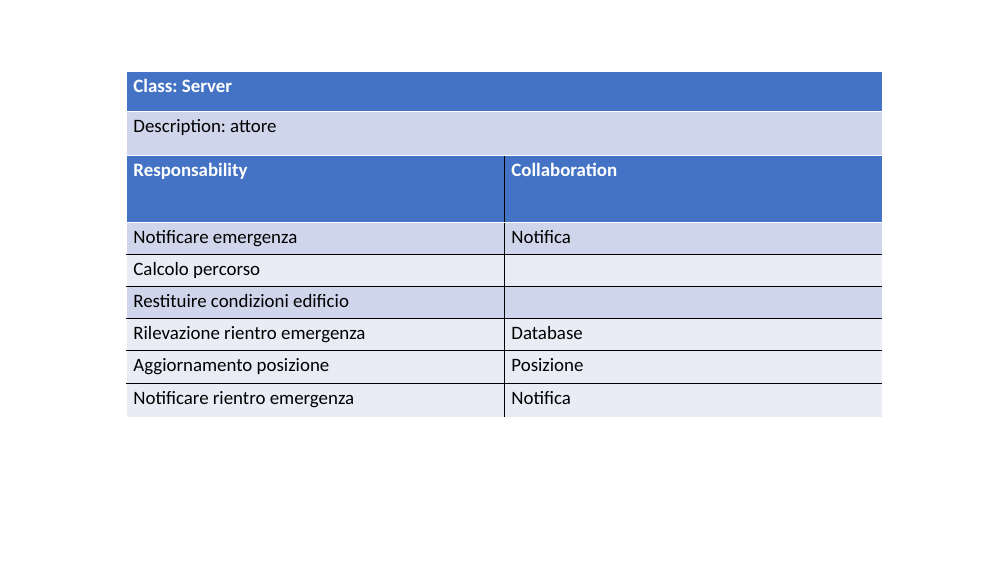
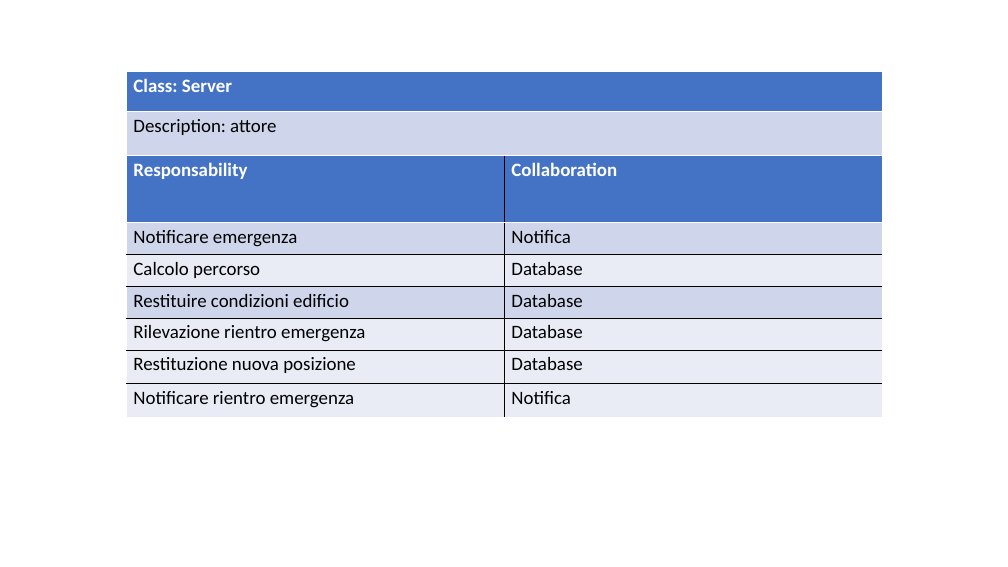
Before and after one commit to ecorradini/ProgettoIDS, a slide deck: slide 2 of AnalisiRequisiti/CRC/UT4/CRC_UT4.ppt. Drawn at 1008x567 pixels with LibreOffice and Linux fonts; fonts in the diff are those of the drawing. Boxes give left, top, right and bottom in pixels: in the first picture for what was removed or moved away, otherwise in the second. Text is boxed around its words. In the diff, an @@ line names an element or a change of style, - is before the commit and + after.

```diff
--- a/AnalisiRequisiti/CRC/UT4/CRC_UT4.ppt
+++ b/AnalisiRequisiti/CRC/UT4/CRC_UT4.ppt
@@ table at [126,155,882,416] @@
-row 3, column 2: 
+row 3, column 2: Database
-row 4, column 2: 
+row 4, column 2: Database
-row 6, column 1: Aggiornamento posizione
+row 6, column 1: Restituzione nuova posizione
-row 6, column 2: Posizione
+row 6, column 2: Database
@@ line spacing 0.96 to 0.94 @@
@@ borders changed @@
```
Also in this commit, not shown: 3 other slides changed, 6 slides added, 8 slides removed.
